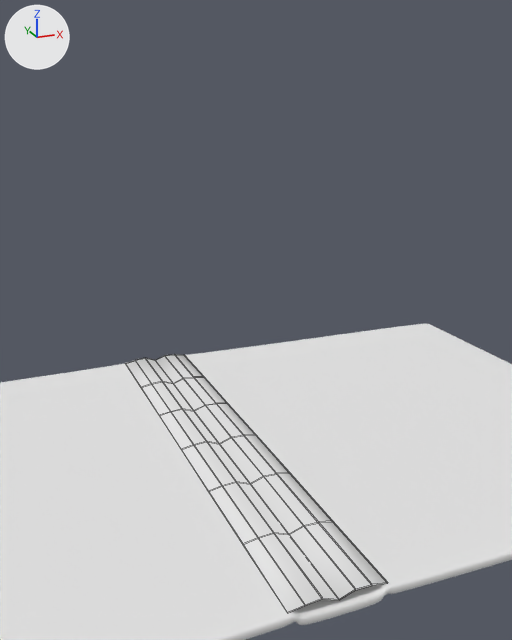
Renders of the Blender file Assets/models/house/floor02/secret_room_sw/book01.blend from each side of a commit.
Before and after are seen from a 50 mm lens placed at (-0.192, -0.553, 0.32), pointed at (0.025, -0.026, 0.135). The axes (+X, +Y, +Z) are drawn at upper left. The lights are the same throughout. Mesh edges are drawn as thin lines on the coarser meshes.

In view in the first picture: 'binding', 'cover.000'.
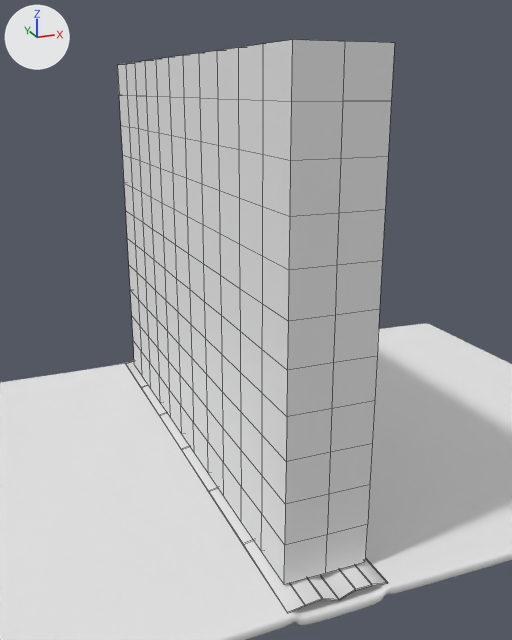
Pixel boxes (x1, y1, x2, y2) of what changed, in the pictures (512 x 640 px):
'pages.R', shown: after (118, 40, 345, 585)
'pages.L', shown: after (326, 41, 395, 573)
'binding', unchanged, covered by the edit: before (125, 354, 388, 613); after (125, 361, 388, 613)

The edits, one by one:
me_plane_003 has 144 vertices, 121 faces and spans x 0.0, y -0.207..0.207, z -0.183..0.179.
me_plane_003 is used by ob_pages_r; location (-0.03, 0.0, 0.1971).
me_plane_003 part 1: the whole mesh is scaled about its middle by (1, 1, 0.9), then moved by (0.0, 0.0, -0.015).
me_plane_002 has 144 vertices, 121 faces and spans x 0.0, y -0.207..0.207, z -0.183..0.179.
me_plane_002 is used by ob_pages_l; location (0.03, 0.0, 0.1971).
me_plane_002 part 2: the whole mesh is scaled about its middle by (1, 1, 0.9), then moved by (0.0, 0.0, -0.015).
Object 'pages.R' (ob_pages_r) is now shown.
Object 'pages.R' (ob_pages_r) gains a LATTICE modifier named 'Lattice'.
Modifier setting: object = ob_lat_pages_r.
Object 'pages.L' (ob_pages_l) is now shown.
Object 'pages.L' (ob_pages_l) gains a LATTICE modifier named 'Lattice'.
Modifier setting: object = ob_lat_pages_l.
